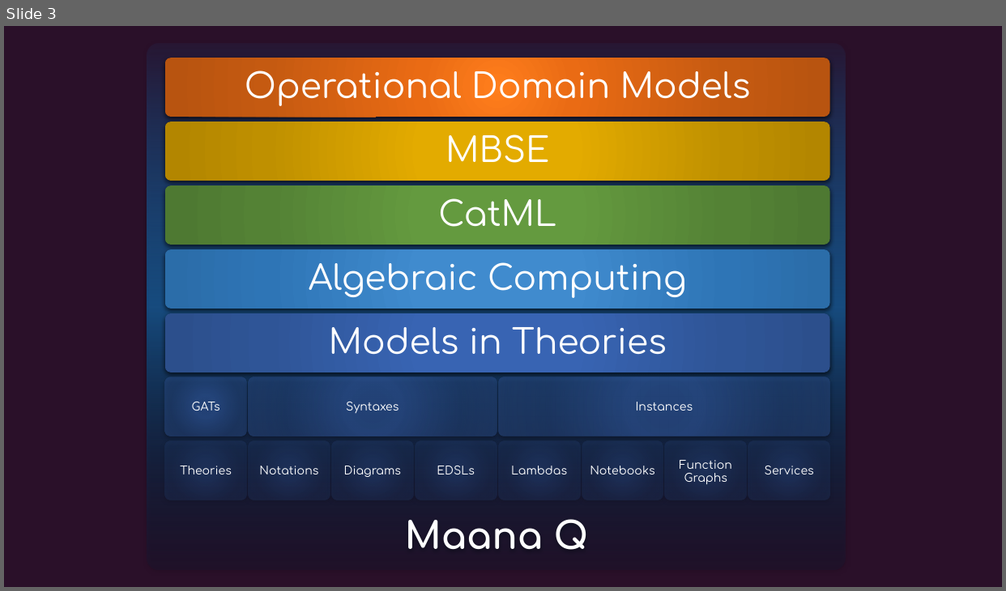
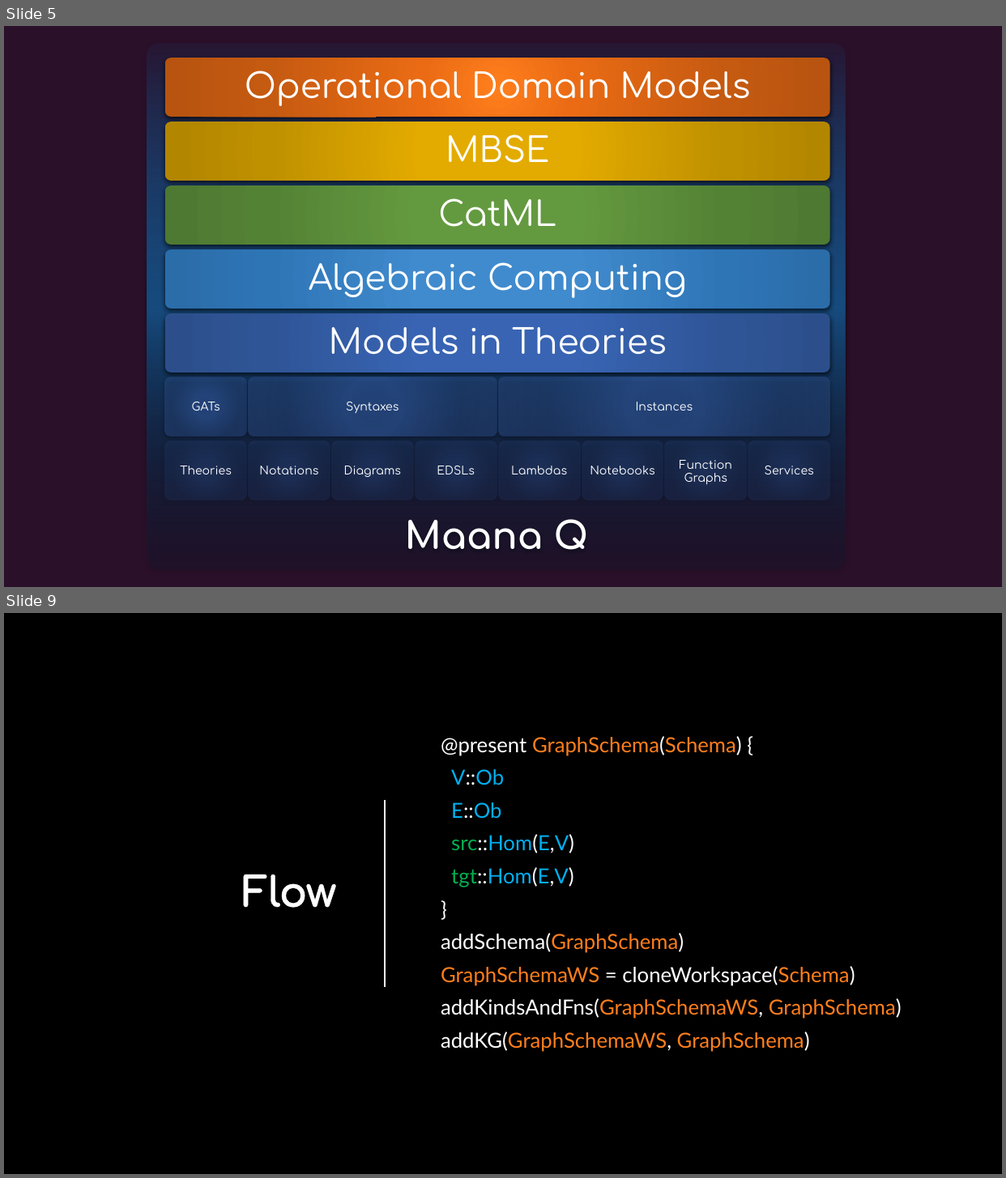
Before and after one commit to maana-io/cat-ml, a slide deck: presentations/gats-intro.pptx. Shown one above the other, each under a label of ours: slide 3 before the commit, slides 5 and 9 after it; the slides between them are not shown. The pictures are 1006x591 and 1006x1178 pixels, drawn with LibreOffice and Linux fonts; fonts in the diff are those of the drawing; background and template pictures are left out. Boxes give left, top, right and bottom in pixels: in the first picture for what was removed or moved away, otherwise in the second. Text is boxed around its words. In the diff, an @@ line names an element or a change of style, - is before the commit and + after.

```diff
--- a/presentations/gats-intro.pptx
+++ b/presentations/gats-intro.pptx
@@ slide 9 added at [4, 613, 1002, 1174], background picture (left out) @@
@@ text added at [441, 736, 901, 1052], 20 pt, text #FF7E1C @@
+@present GraphSchema(Schema) {
+V::Ob
+E::Ob
+src::Hom(E,V)
+tgt::Hom(E,V)
+}
+addSchema(GraphSchema)
+GraphSchemaWS = cloneWorkspace(Schema)
+addKindsAndFns(GraphSchemaWS, GraphSchema)
+addKG(GraphSchemaWS, GraphSchema)
@@ line added from (385, 800) to (385, 987), #FFFFFF 1.25 pt @@
@@ title added at [242, 875, 336, 908], 40 pt, text #FFFFFF, bold @@
+Flow
@@ what was slide 3 is now slide 5 @@
```
Also in this commit, not shown: 10 other slides added, 1 slide removed, 1 other file.
